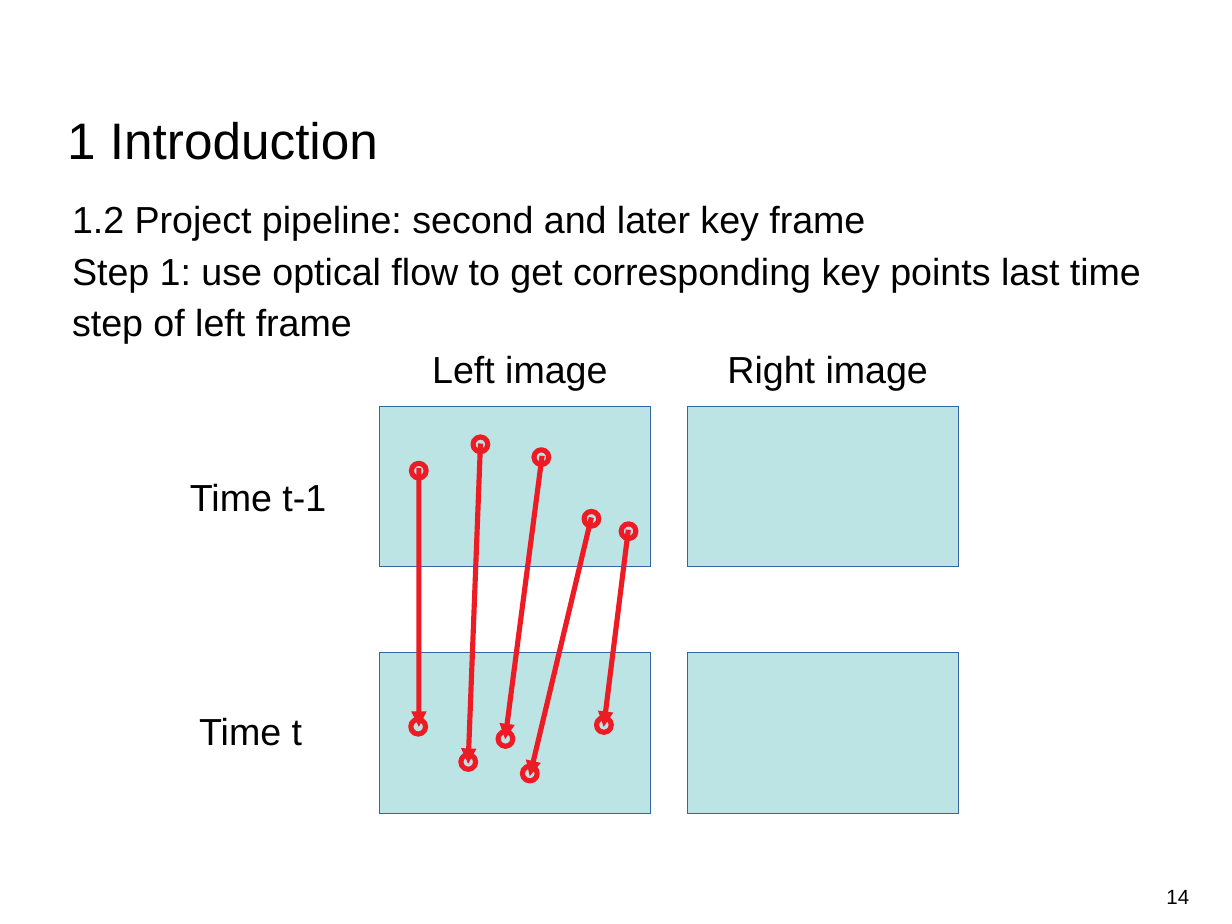
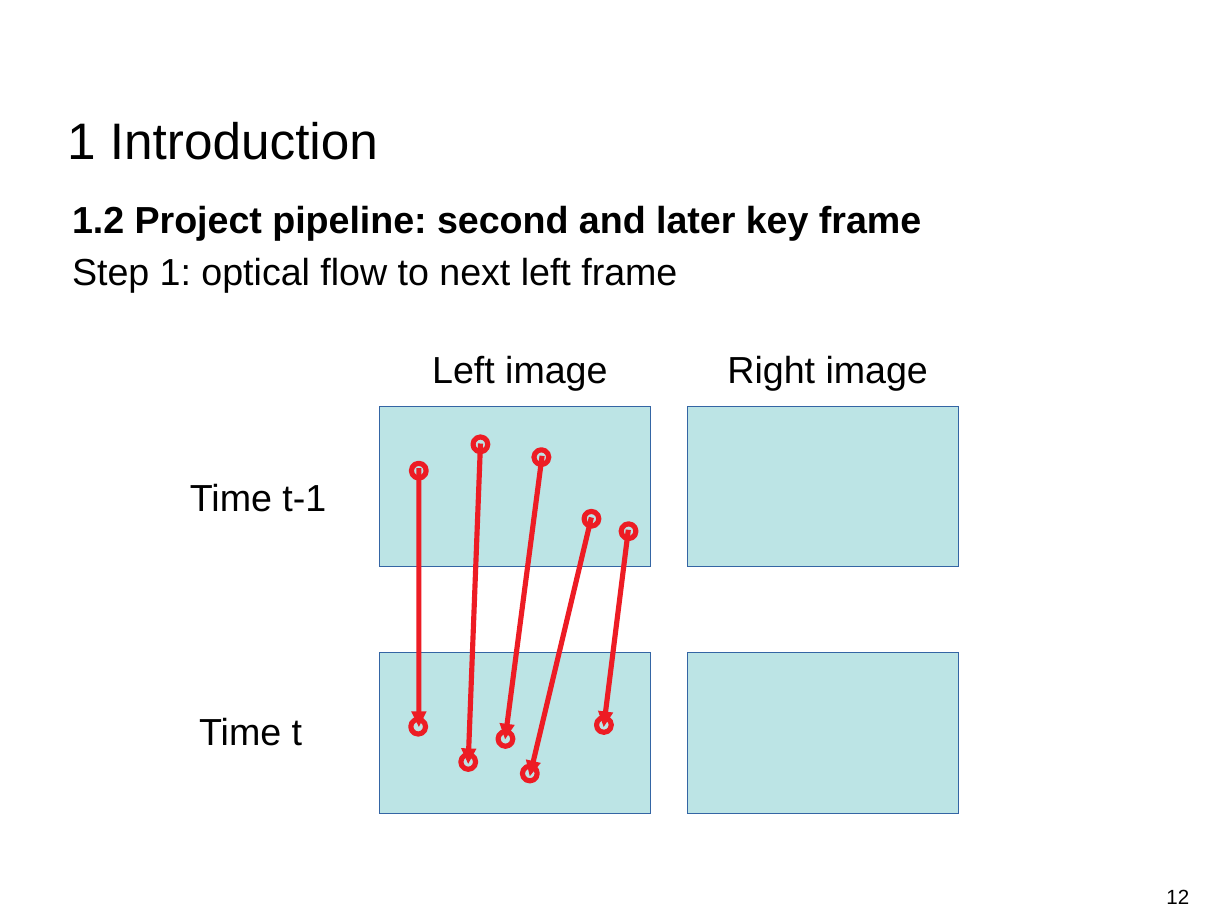
Before and after one commit to Tom-Huang/visual_navigation, a slide deck: slide 12 of FInal_Indirect Visual Odometry with Optical Flow.odp (slide 14 before the commit). Drawn at 1232x924 pixels with LibreOffice and Linux fonts; fonts in the diff are those of the drawing; background and template pictures are left out. Boxes give left, top, right and bottom in pixels: in the first picture for what was removed or moved away, otherwise in the second. Text is boxed around its words. In the diff, an @@ line names an element or a change of style, - is before the commit and + after.

```diff
--- a/FInal_Indirect Visual Odometry with Optical Flow.odp
+++ b/FInal_Indirect Visual Odometry with Optical Flow.odp
@@ text at [72, 205, 921, 241]: bold on in "1.2 Project pipeline: second and later key ..." @@
@@ text at [72, 257, 677, 292]: text changed @@
-Step 1: use optical flow to get corresponding key points last time step of left frame
+Step 1: optical flow to next left frame
@@ page number at [1166, 889, 1189, 904]: text changed @@
-14
+12
```
Also in this commit, not shown: 29 other slides changed, 5 slides removed, 5 other files.
